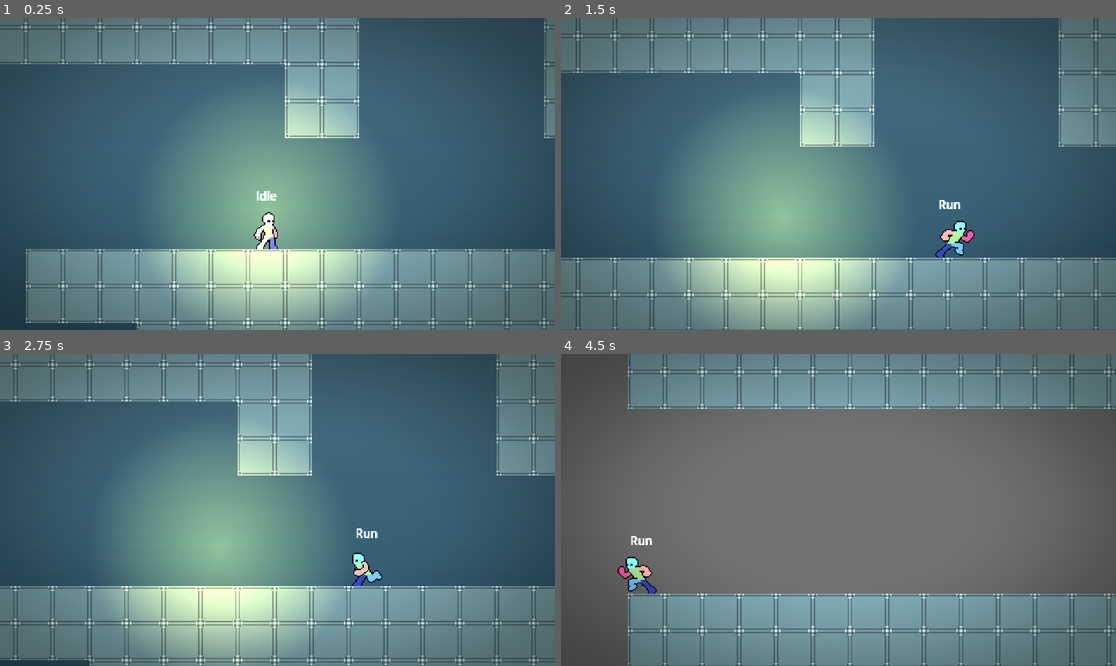
Above: before the commit, frames 1-4 (two rows, left to right).
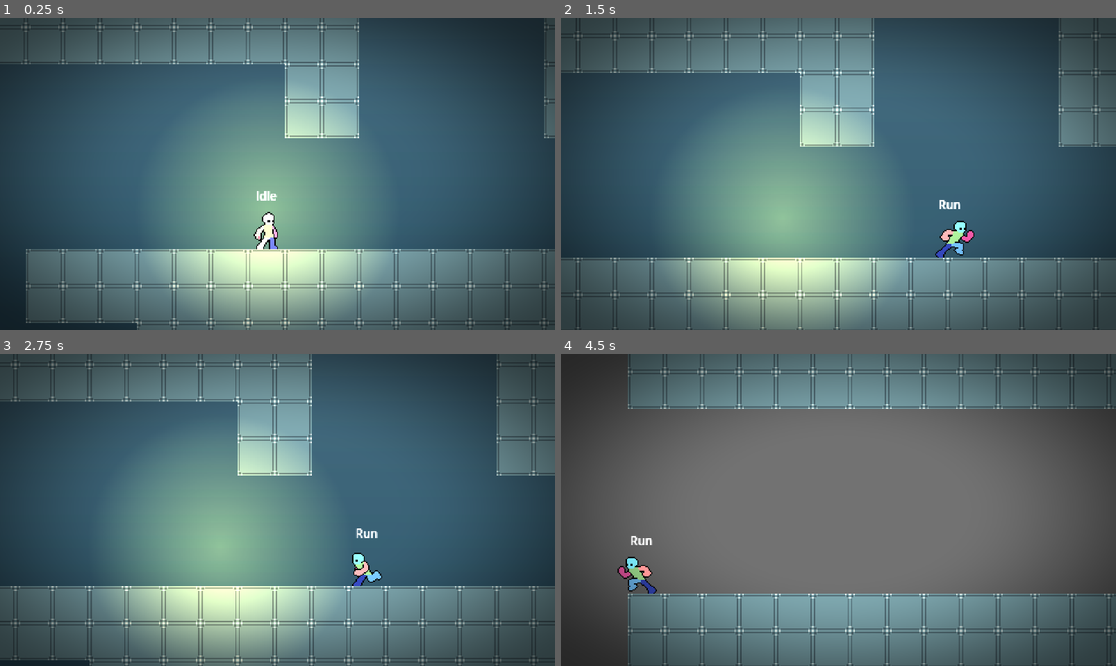
Above: after the commit, the same moments.

Repository: TianJunShi1/harry-forge
Game: Godot game, scene res://main.tscn
The game is run twice, just before and just after one commit, with the same random seed, the same clock (stepped at 60 frames per second) and the same inputs.
Inputs (mouse positions are in pixels of both pictures, inside the frame that each line leads up to):
- Up to frame 1 (0.25 s): no input
- Up to frame 2 (1.5 s): move the mouse to (960, 158) at 0.52 s; hold D (right) from 0.53 s (still down); tap Shift (run) at 0.6, 1.35 s; tap Space (jump) at 0.77 s; move the mouse to (727, 189) at 1.27 s
- Up to frame 3 (2.75 s): tap Space (jump) at 1.52 s; move the mouse to (333, 441) at 2.02 s; release D (right) at 2.03 s; hold A (left) from 2.03 s (still down); tap Shift (run) at 2.1 s
- Up to frame 4 (4.5 s): move the mouse to (810, 572) at 2.77 s; release A (left) at 2.78 s; hold D (right) 2.78-4.28 s; tap Shift (run) at 2.85, 3.6, 4.35 s; tap Space (jump) at 3.02, 3.77 s; move the mouse to (1005, 556) at 3.52 s; move the mouse to (672, 463) at 4.27 s; hold A (left) from 4.28 s (still down)

The runs differ from the first frame. In frame 1, 19% of the frame differs, in the area x 0-100%, y 0-100%; in frame 2, 21%; in frame 3, 21%; in frame 4, 19%.

Commit message:
vignette 默认值调整为 0.65，使四角压暗效果开箱可见
https://claude.ai/code/session_01Nep7k7bm9abyPcpCngC5Ws

Diff:
--- a/general/camera/pixel_renderer.tscn
+++ b/general/camera/pixel_renderer.tscn
@@ -26,7 +26,7 @@
 shader = SubResource("Shader_fx")
 shader_parameter/brightness = 1.5
 shader_parameter/contrast = 1.05
-shader_parameter/vignette_strength = 0.4
+shader_parameter/vignette_strength = 0.65
 
 [node name="PixelRenderer" type="Node2D"]
 script = ExtResource("1_renderer")
--- a/general/scripts/pixel_renderer.gd
+++ b/general/scripts/pixel_renderer.gd
@@ -22,7 +22,7 @@
 @export var atmosphere_color: Color = Color(1, 1, 1, 1)
 @export_range(0.5, 2.0, 0.05) var brightness: float = 1.5
 @export_range(0.5, 2.0, 0.05) var contrast: float = 1.05
-@export_range(0.0, 1.0, 0.05) var vignette: float = 0.4
+@export_range(0.0, 1.0, 0.05) var vignette: float = 0.65
 
 @onready var _sub_viewport: SubViewport = $SubViewport
 @onready var _display: Sprite2D = $DisplaySprite
